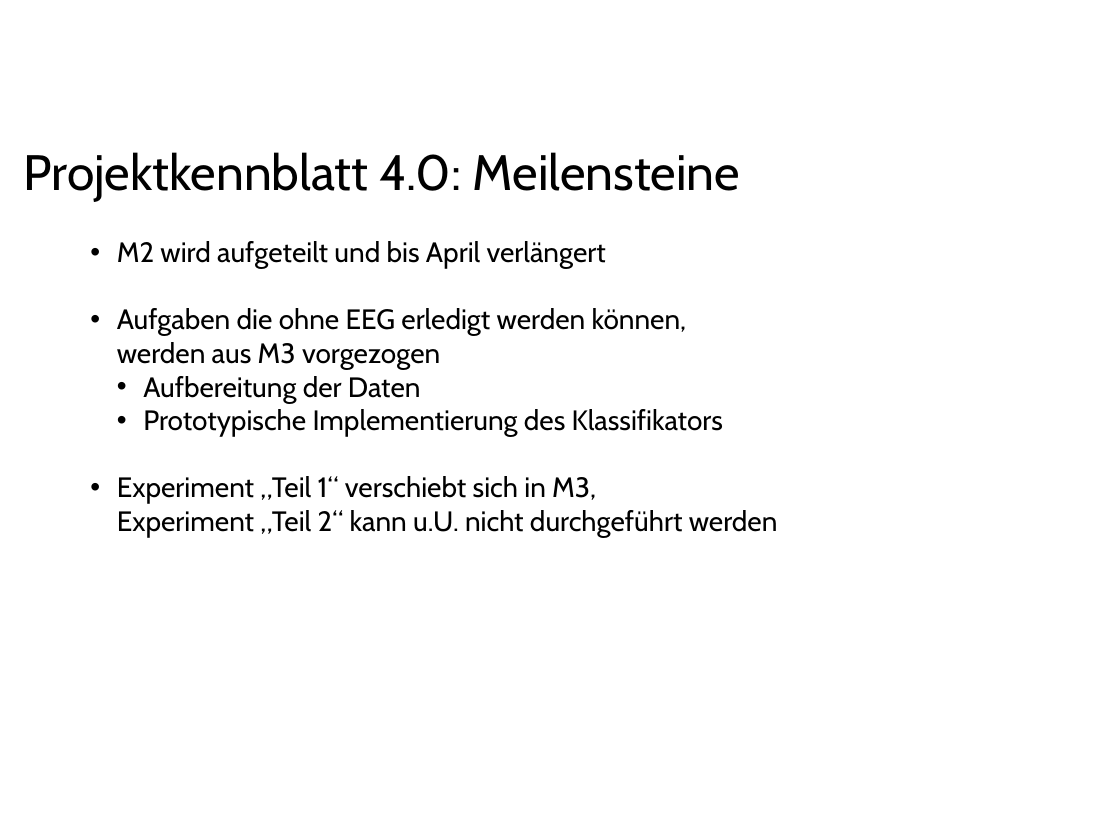
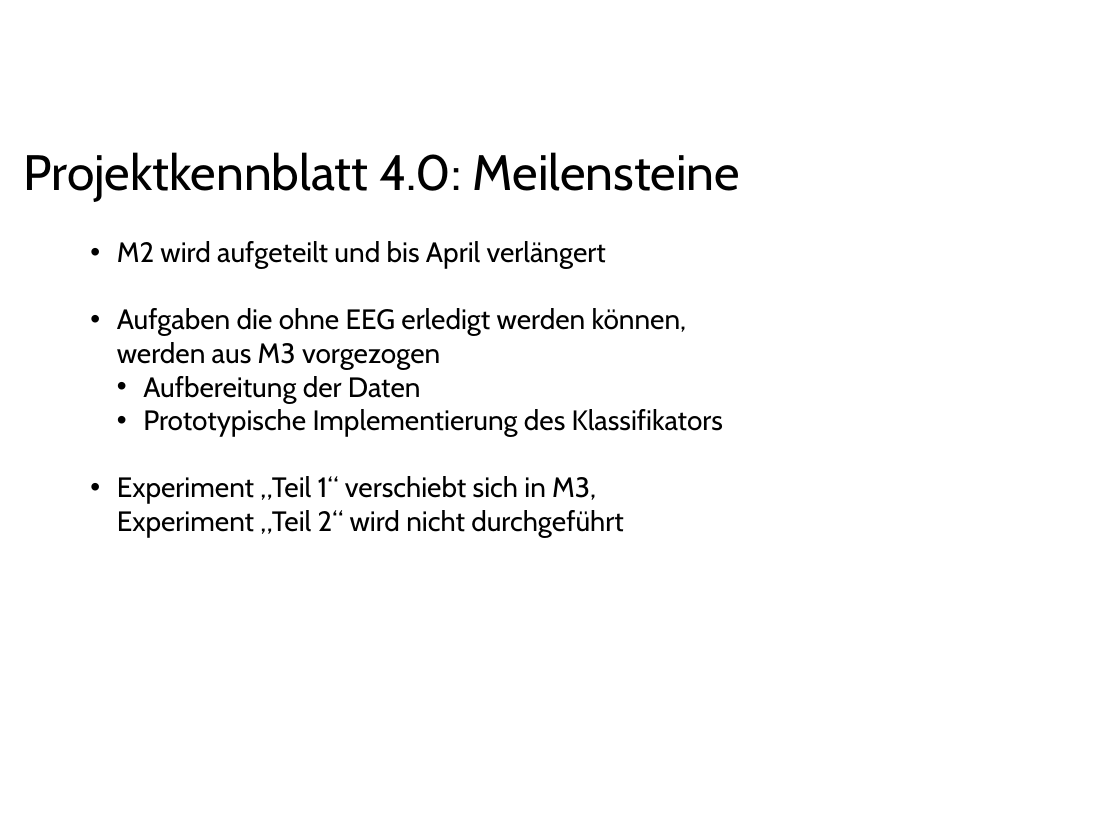
Before and after one commit to ppasler/current-adas, a slide deck: slide 10 of project/Zwischenstand.odp (slide 11 before the commit). Drawn at 1120x840 pixels with LibreOffice and Linux fonts; fonts in the diff are those of the drawing; background and template pictures are left out. Boxes give left, top, right and bottom in pixels: in the first picture for what was removed or moved away, otherwise in the second. Text is boxed around its words. In the diff, an @@ line names an element or a change of style, - is before the commit and + after.

```diff
--- a/project/Zwischenstand.odp
+++ b/project/Zwischenstand.odp
@@ text at (117, 476, 624, 538): text changed @@
-• Experiment „Teil 1“ verschiebt sich in M3,
-  Experiment „Teil 2“ kann u.U. nicht durchgeführt werden
+• Experiment „Teil 1“ verschiebt sich in M3,
+  Experiment „Teil 2“ wird nicht durchgeführt
```
Also in this commit, not shown: 4 other slides changed, 4 slides added, 4 slides removed, 6 other files.
